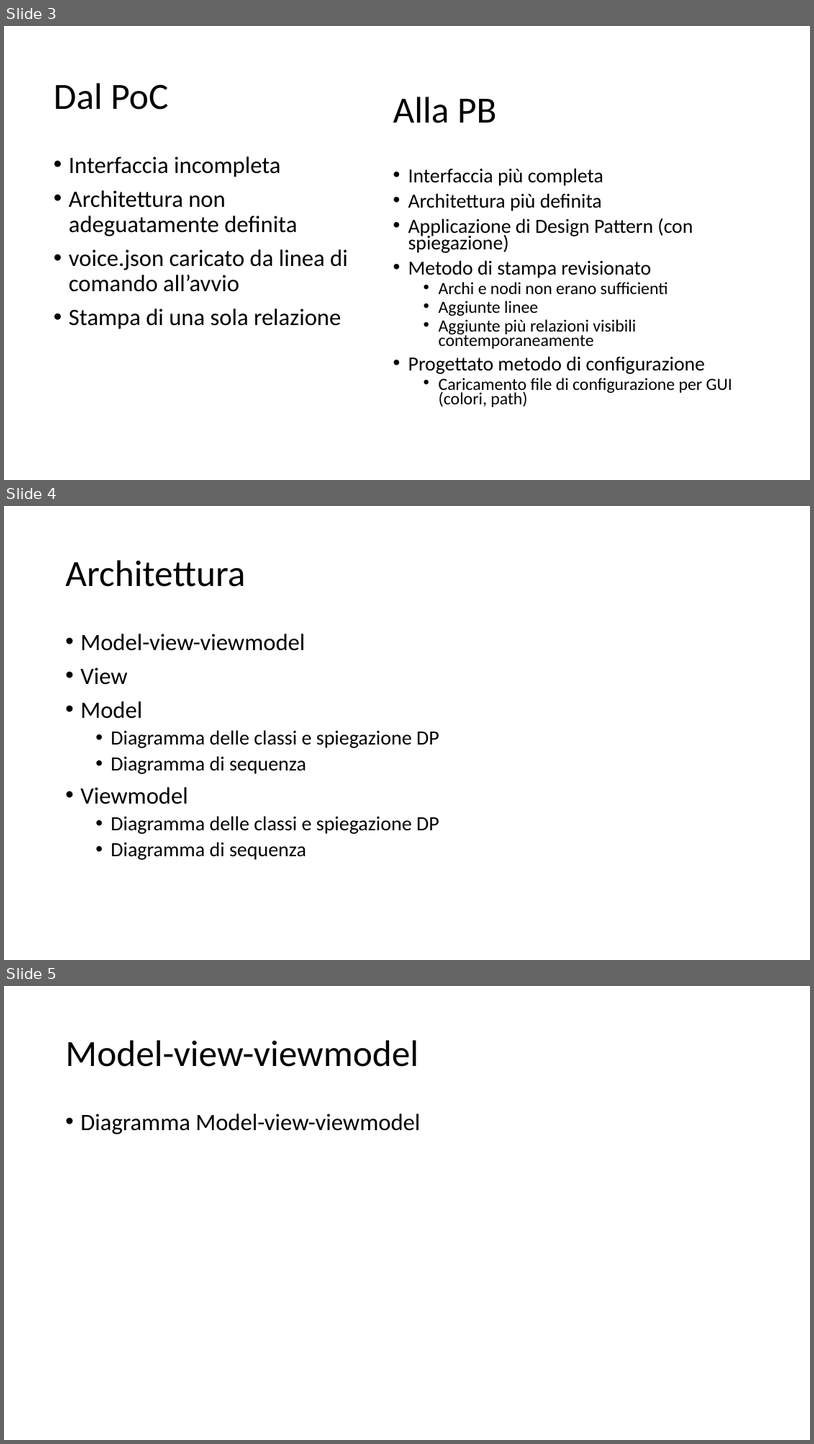
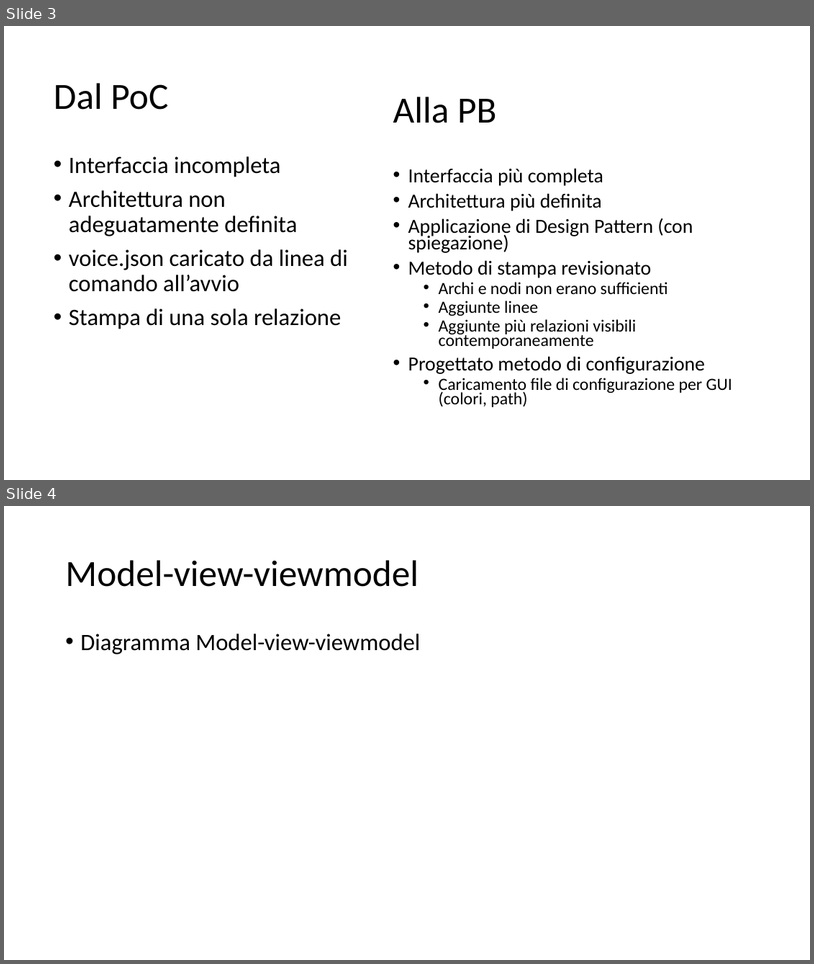
Before and after one commit to Italiaracerx/progettoSWE, a slide deck: Presentazioni/Presentazioni PB/Presentazione PB.pptx. Shown one above the other, each under a label of ours: slides 3, 4 and 5 before the commit, slides 3 and 4 after it. The pictures are 814x1444 and 814x964 pixels, drawn with LibreOffice and Linux fonts; fonts in the diff are those of the drawing. Boxes give left, top, right and bottom in pixels: in the first picture for what was removed or moved away, otherwise in the second. Text is boxed around its words. In the diff, an @@ line names an element or a change of style, - is before the commit and + after.

```diff
--- a/Presentazioni/Presentazioni PB/Presentazione PB.pptx
+++ b/Presentazioni/Presentazioni PB/Presentazione PB.pptx
@@ slide 4 removed at box(4, 506, 810, 960), background #FFFFFF @@
@@ title removed at box(65, 560, 245, 587) @@
-Architettura
@@ text removed at box(80, 633, 440, 860) @@
-• Model-view-viewmodel
-• View
-• Model
-  • Diagramma delle classi e spiegazione DP
-  • Diagramma di sequenza
-• Viewmodel
-  • Diagramma delle classi e spiegazione DP
-  • Diagramma di sequenza
@@ what was slide 5 is now slide 4 @@
```
Also in this commit, not shown: 2 slides changed, 2 slides added, 1 other slide removed.
